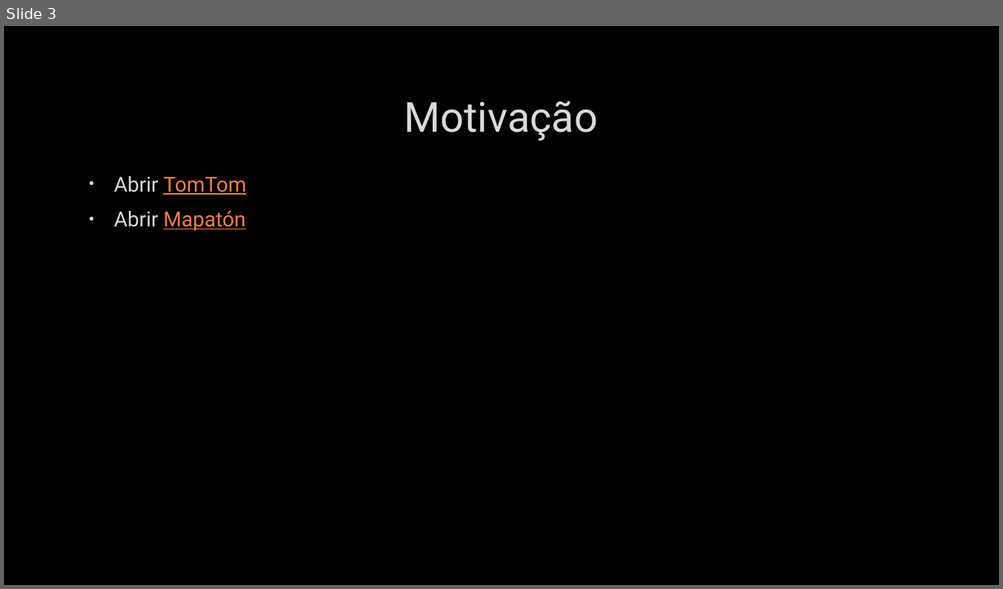
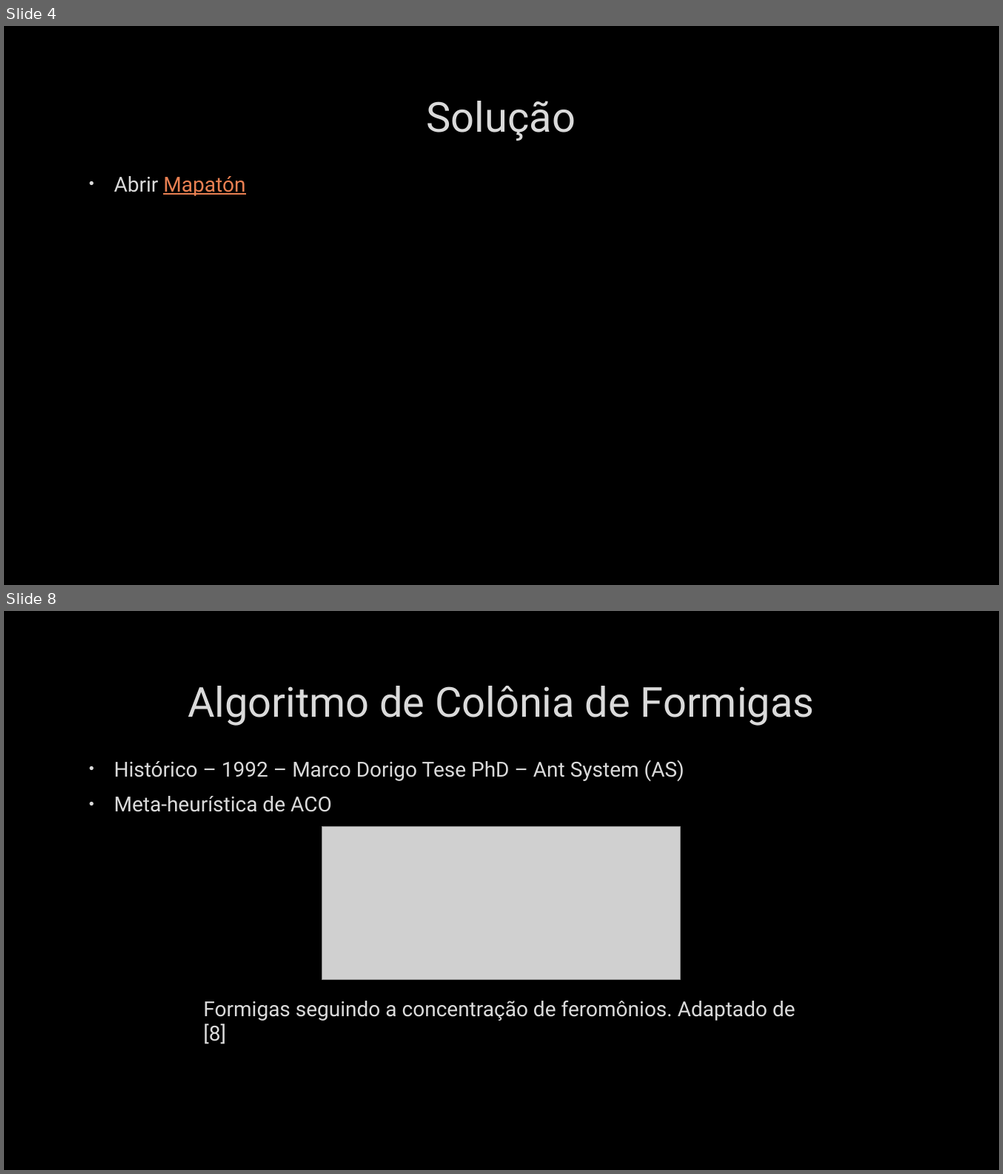
Before and after one commit to whschettert/ACO-Algorithm-for-Shortest-Path, a slide deck: Um Algoritmo de Colônia de Formigas para Otimização.pptx. Shown one above the other, each under a label of ours: slide 3 before the commit, slides 4 and 8 after it; the slides between them are not shown. The pictures are 1003x589 and 1003x1174 pixels, drawn with LibreOffice and Linux fonts; fonts in the diff are those of the drawing; grey boxes stand for pictures; background and template pictures are left out. Boxes give left, top, right and bottom in pixels: in the first picture for what was removed or moved away, otherwise in the second. Text is boxed around its words. In the diff, an @@ line names an element or a change of style, - is before the commit and + after.

```diff
--- a/Um Algoritmo de Colônia de Formigas para Otimização.pptx
+++ b/Um Algoritmo de Colônia de Formigas para Otimização.pptx
@@ slide 8 added at box(4, 611, 999, 1170), background picture (left out) @@
@@ title added at box(188, 686, 814, 726), 40 pt, text #DADADA @@
+Algoritmo de Colônia de Formigas
@@ text added at box(114, 760, 684, 812), 20 pt, text #DADADA @@
+• Histórico – 1992 – Marco Dorigo Tese PhD – Ant System (AS)
+• Meta-heurística de ACO
@@ picture added at box(322, 826, 680, 980) @@
@@ text added at box(203, 1000, 795, 1045), 20 pt, text #DADADA @@
+Formigas seguindo a concentração de feromônios. Adaptado de [8]
@@ what was slide 3 is now slide 4 @@
@@ slide 4 changed as well @@
@@ title at box(427, 101, 575, 141): text changed @@
-Motivação
+Solução
@@ text at box(114, 176, 246, 195): paragraph removed @@
-• Abrir TomTom
```
Also in this commit, not shown: 1 other slide changed, 14 other slides added, 2 slides removed.
